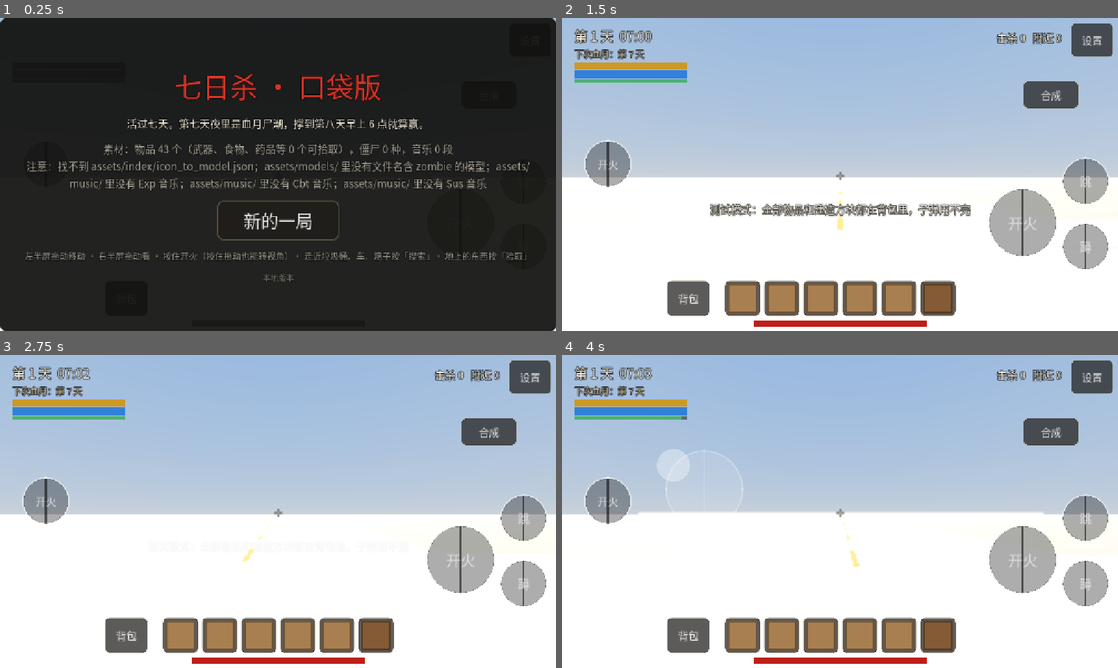
Above: before the commit, frames 1-4 (two rows, left to right).
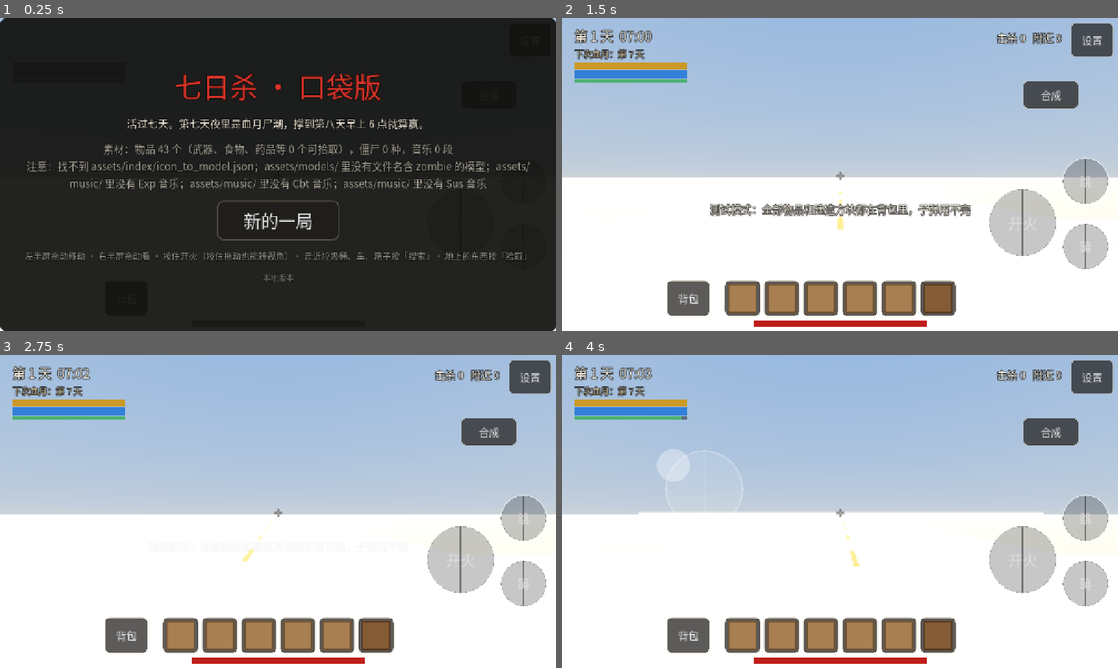
Above: after the commit, the same moments.

Repository: langhua98/7day
Game: Godot game, scene res://scenes/main.tscn
Same seed, same stepped clock (60 frames per second), same inputs: the game is played once before the commit and once after it.
Inputs (mouse positions are in pixels of both pictures, inside the frame that each line leads up to):
- Up to frame 1 (0.25 s): no input
- Up to frame 2 (1.5 s): click "新的一局" at 0.5 s; tap Enter at 1.25 s; move the mouse to (962, 158) at 1.27 s; click (962, 158) at 1.42 s
- Up to frame 3 (2.75 s): tap Space at 2 s; drag from (166, 527) to (250, 574) at 2.02 s
- Up to frame 4 (4 s): move the mouse to (895, 442) at 2.77 s; click (895, 442) at 2.92 s; tap Enter at 3.5 s; drag from (812, 574) to (673, 464) at 3.52 s

The runs differ from the first frame. In frame 2, 4.2% of the frame differs, in the area x 3-99%, y 39-81%; in frame 3, 4.2%; in frame 4, 4.2%.

Commit message:
HUD 精简：去掉形状、换弹和左侧重复开火
- 形状改由背包独立物品选择，HUD 不再放形状按钮
- 点弹药数字换弹，去掉单独的换弹键
- 去掉左侧重复开火键，右手开火
- 按钮背景更透明，减少挡视野

Diff:
--- a/scripts/blocks.gd
+++ b/scripts/blocks.gd
@@ -132,11 +132,6 @@
 
 static func shape_name(shape: String) -> String:
 	return SHAPE_NAMES.get(shape, SHAPE_NAMES["cube"])
-
-
-static func next_shape(shape: String) -> String:
-	var i := SHAPES.find(shape)
-	return SHAPES[(i + 1) % SHAPES.size()]
 
 
 static func is_valid_shape(shape: String) -> bool:
--- a/scripts/combat.gd
+++ b/scripts/combat.gd
@@ -20,7 +20,6 @@
 ## 拿着方块时准星指的那一格，显示一个半透明的框
 var _ghost: MeshInstance3D
 var _ghost_box: BoxMesh
-var block_shape := "cube"
 var block_rot := 0
 
 
@@ -56,7 +55,6 @@
 func reset() -> void:
 	attack_cd = 0.0
 	_reload_left = 0.0
-	block_shape = "cube"
 	block_rot = 0
 	_ghost.visible = false
 
@@ -64,14 +62,6 @@
 func on_equip() -> void:
 	_reload_left = 0.0
 	_refresh_block_hud()
-
-
-func cycle_block_shape() -> void:
-	if not _can_change_shape():
-		return
-	block_shape = Blocks.next_shape(block_shape)
-	_refresh_block_hud()
-	_update_ghost()
 
 
 func rotate_block() -> void:
@@ -88,19 +78,14 @@
 	var base := _placement_base()
 	if not Blocks.BUILD_BASES.has(base):
 		return "cube"
-	var shape := Blocks.shape_of(inventory.equipped)
-	return block_shape if shape == "cube" else shape
-
-
-func _can_change_shape() -> bool:
-	return Blocks.BUILD_BASES.has(_placement_base()) and not Blocks.is_variant(inventory.equipped)
+	return Blocks.shape_of(inventory.equipped)
 
 
 func _refresh_block_hud() -> void:
 	var row: Dictionary = Assets.items_by_id.get(inventory.equipped, {})
 	var base := _placement_base()
 	var on: bool = row.get("kind", -1) == Assets.Kind.BLOCK and Blocks.BUILD_BASES.has(base)
-	hud.set_block_controls(Blocks.shape_name(_placement_shape()), block_rot, on, _can_change_shape())
+	hud.set_block_controls(block_rot, on)
 
 
 func update(delta: float) -> void:
--- a/scripts/hud.gd
+++ b/scripts/hud.gd
@@ -10,7 +10,6 @@
 signal jump_pressed
 ## 6a：蹲伏切换
 signal crouch_pressed
-signal shape_pressed
 signal rotate_pressed
 signal continue_pressed
 signal settings_changed(settings: Dictionary)
@@ -31,10 +30,8 @@
 var _stamina_bar := ProgressBar.new()
 var _water_bar := ProgressBar.new()
 var _effects := Label.new()
-var _reload_btn := Button.new()
 var _jump_btn := Button.new()
 var _crouch_btn := Button.new()
-var _shape_btn := Button.new()
 var _rotate_btn := Button.new()
 var _ammo := Label.new()
 var _kills := Label.new()
@@ -82,9 +79,8 @@
 const SETTINGS_PATH := "user://settings.cfg"
 
 var _joy_id := -1
-## 按着开火键的手指（右边大开火键和左边小开火键都算）
+## 按着开火键的手指
 var _attack_ids := {}
-var _fire_left := Button.new()
 var _joy_origin := Vector2.ZERO
 var _look_id := -1
 ## 能拖动转视角的手指上一帧位置：空白处的右半屏、攻击键、瞄准键都算（边开火边转）
@@ -247,13 +243,8 @@
 	# 6a：蹲（吃鸡布局里在跳下面、开火键右下）
 	_round(_crouch_btn, "蹲", Control.PRESET_BOTTOM_RIGHT, Vector2(-130, -250), 110, 28)
 	_round(_aim_btn, "开镜", Control.PRESET_BOTTOM_RIGHT, Vector2(-440, -440), 110, 26)
-	_round(_reload_btn, "换弹", Control.PRESET_BOTTOM_RIGHT, Vector2(-440, -270), 100, 24)
-	_round(_shape_btn, "形状\n整块", Control.PRESET_BOTTOM_RIGHT, Vector2(-550, -400), 100, 20)
-	_round(_rotate_btn, "旋转\n0°", Control.PRESET_BOTTOM_RIGHT, Vector2(-550, -300), 100, 20)
-	_round(_fire_left, "开火", Control.PRESET_BOTTOM_LEFT, Vector2(50, -440), 110, 24)
+	_round(_rotate_btn, "旋转\n0°", Control.PRESET_BOTTOM_RIGHT, Vector2(-440, -270), 100, 20)
 	_aim_btn.visible = false
-	_reload_btn.visible = false
-	_shape_btn.visible = false
 	_rotate_btn.visible = false
 
 	# 搜索 / 拾取：走近容器或地上的东西才出现
@@ -268,7 +259,7 @@
 
 	# 子弹数：弹匣里 / 背包里
 	_ammo.set_anchors_preset(Control.PRESET_CENTER_BOTTOM)
-	_ammo.position = Vector2(-300, -166)
+	_ammo.position = Vector2(-300, -240)
 	_ammo.size = Vector2(600, 44)
 	_ammo.horizontal_alignment = HORIZONTAL_ALIGNMENT_CENTER
 	_ammo.add_theme_font_size_override("font_size", 34)
@@ -363,8 +354,8 @@
 	b.mouse_filter = Control.MOUSE_FILTER_IGNORE
 	for state in ["normal", "hover", "pressed", "focus"]:
 		var sb := StyleBoxFlat.new()
-		sb.bg_color = Color(0, 0, 0, 0.32)
-		sb.border_color = Color(1, 1, 1, 0.55)
+		sb.bg_color = Color(0, 0, 0, 0.22)
+		sb.border_color = Color(1, 1, 1, 0.42)
 		sb.set_border_width_all(3)
 		sb.set_corner_radius_all(int(diameter * 0.5))
 		sb.anti_aliasing = true
@@ -662,11 +653,9 @@
 	_crouch_btn.self_modulate = Color(1.0, 0.85, 0.4) if on else Color.WHITE
 
 
-func set_block_controls(shape_name: String, rot: int, on: bool, can_cycle := true) -> void:
-	_shape_btn.visible = on and can_cycle
+func set_block_controls(rot: int, on: bool) -> void:
 	_rotate_btn.visible = on
 	if on:
-		_shape_btn.text = "形状\n" + shape_name
 		_rotate_btn.text = "旋转\n%d°" % (rot * 90)
 
 
@@ -677,7 +666,6 @@
 	_ammo_text = text
 	_ammo.visible = text != ""
 	_ammo.text = text
-	_reload_btn.visible = text != ""
 	_aim_btn.visible = text != ""
 	if text == "":
 		aim_held = false
@@ -996,8 +984,7 @@
 
 func _press_attack(pressed: bool) -> void:
 	attack_held = pressed
-	for fire in [_attack_btn, _fire_left]:
-		fire.modulate = Color(1.6, 0.7, 0.6) if pressed else Color.WHITE
+	_attack_btn.modulate = Color(1.6, 0.7, 0.6) if pressed else Color.WHITE
 
 
 func _flash(control: Control) -> void:
@@ -1058,19 +1045,14 @@
 		aim_held = true
 		_aim_btn.modulate = Color(1.6, 0.7, 0.6)
 		return
-	for fire in [_attack_btn, _fire_left]:
-		if (fire as Control).get_global_rect().grow(16).has_point(pos):
-			_attack_ids[index] = true
-			_drag_last[index] = pos  # 按住开火再拖动可以边打边转视角
-			_press_attack(true)
-			return
-	if _reload_btn.visible and _reload_btn.get_global_rect().grow(10).has_point(pos):
-		_press_button(_reload_btn)
+	if _attack_btn.get_global_rect().grow(16).has_point(pos):
+		_attack_ids[index] = true
+		_drag_last[index] = pos  # 按住开火再拖动可以边打边转视角
+		_press_attack(true)
+		return
+	if _ammo.visible and _ammo.get_global_rect().grow(8).has_point(pos):
+		_press_button(_ammo)
 		reload_pressed.emit()
-		return
-	if _shape_btn.visible and _shape_btn.get_global_rect().grow(10).has_point(pos):
-		_press_button(_shape_btn)
-		shape_pressed.emit()
 		return
 	if _rotate_btn.visible and _rotate_btn.get_global_rect().grow(10).has_point(pos):
 		_press_button(_rotate_btn)
--- a/scripts/main.gd
+++ b/scripts/main.gd
@@ -97,7 +97,6 @@
 	hud.bag_compact_pressed.connect(inventory.compact)
 	hud.action_pressed.connect(looting.action)
 	hud.reload_pressed.connect(combat.reload)
-	hud.shape_pressed.connect(combat.cycle_block_shape)
 	hud.rotate_pressed.connect(combat.rotate_block)
 	hud.jump_pressed.connect(player_sys.jump)
 	hud.crouch_pressed.connect(player_sys.toggle_crouch)
--- a/tests/test_ui.gd
+++ b/tests/test_ui.gd
@@ -15,31 +15,26 @@
 
 	var attack: Rect2 = hud._attack_btn.get_global_rect()
 	var aim: Rect2 = hud._aim_btn.get_global_rect()
-	var reload: Rect2 = hud._reload_btn.get_global_rect()
 	var jump: Rect2 = hud._jump_btn.get_global_rect()
 	var action: Rect2 = hud._action_btn.get_global_rect()
 	var bag: Rect2 = hud._bag_btn.get_global_rect()
 	var pause: Rect2 = hud._pause_btn.get_global_rect()
+	var ammo: Rect2 = hud._ammo.get_global_rect()
 	check(not attack.intersects(aim), "攻击和瞄准不能重叠")
 	check(not aim.intersects(action), "瞄准和搜索不能重叠")
-	check(not reload.intersects(aim), "换弹和瞄准不能重叠")
-	check(not jump.intersects(reload), "跳和换弹不能重叠")
 	check(not bag.intersects(pause), "背包和暂停不能重叠")
 	check(attack.size.x >= 150 and attack.size.y >= 150, "攻击键至少 150×150")
-	check(reload.size.y >= 80 and jump.size.y >= 80, "换弹/跳键至少 80 高")
+	check(jump.size.y >= 80, "跳键至少 80 高")
 	check(aim.get_center().y < attack.get_center().y, "瞄准在攻击上方")
 	check(action.get_center().x < aim.get_center().x, "搜索在瞄准左侧")
 
-	# 吃鸡手游布局：跳在开火右上，开镜在开火左上，换弹在开火左边，左手小开火键在左半屏
-	var fire_left: Rect2 = hud._fire_left.get_global_rect()
+	# 吃鸡手游布局：跳在开火右上，开镜在开火左上，弹药数字在底部中间
 	var half_w := hud.get_viewport().get_visible_rect().size.x * 0.5
 	check(jump.get_center().x > attack.get_center().x and jump.get_center().y < attack.get_center().y, "跳在开火右上")
 	check(aim.get_center().x < attack.get_center().x and aim.get_center().y < attack.get_center().y, "开镜在开火左上")
-	check(reload.get_center().x < attack.get_center().x, "换弹在开火左边")
-	check(fire_left.get_center().x < half_w, "左手开火键在左半屏")
 	check(bag.get_center().x < half_w and bag.get_center().y > attack.get_center().y, "背包在底部偏左")
-	var all_btns := {"开火": attack, "开镜": aim, "换弹": reload, "跳": jump, "搜索": action,
-		"背包": bag, "设置": pause, "左开火": fire_left, "摇杆": hud._joy_base.get_global_rect(),
+	var all_btns := {"开火": attack, "开镜": aim, "跳": jump, "搜索": action,
+		"背包": bag, "设置": pause, "摇杆": hud._joy_base.get_global_rect(),
 		"蹲": hud._crouch_btn.get_global_rect()}
 	var names := all_btns.keys()
 	for i in names.size():
@@ -49,15 +44,6 @@
 		var r: Rect2 = all_btns[n]
 		check(r.size.x >= 80 and r.size.y >= 80, "%s至少 80 像素（44pt）" % n)
 
-	# 左手开火 + 右手开火：两根手指都按着，松开一根还在开火
-	hud._touch_down(20, fire_left.get_center())
-	check(hud.attack_held, "按住左手开火应开火")
-	hud._touch_down(21, attack.get_center())
-	hud._touch_up(20)
-	check(hud.attack_held, "松开左手、右手还按着应继续开火")
-	hud._touch_up(21)
-	check(not hud.attack_held, "两只手都松开应停火")
-
 	hud._touch_down(1, aim.get_center())
 	check(hud.aim_held, "按住瞄准应生效")
 	hud._touch_up(1)
@@ -74,8 +60,8 @@
 	hud.reload_pressed.connect(func(): reloads[0] += 1)
 	hud.jump_pressed.connect(func(): jumps[0] += 1)
 	hud.action_pressed.connect(func(): actions[0] += 1)
-	hud._touch_down(3, reload.get_center())
-	check_eq(reloads[0], 1, "点换弹应发信号")
+	hud._touch_down(3, ammo.get_center())
+	check_eq(reloads[0], 1, "点弹药数字应换弹")
 	hud._touch_up(3)
 	hud._touch_down(4, jump.get_center())
 	check_eq(jumps[0], 1, "点跳应发信号")
--- a/tests/test_voxels.gd
+++ b/tests/test_voxels.gd
@@ -119,23 +119,20 @@
 	main.inventory.add("frameShapes", 10)
 	main.inventory.equip("frameShapes")
 	await get_tree().process_frame
-	check(main.hud._shape_btn.visible, "拿方块时显示形状按钮")
 	check(main.hud._rotate_btn.visible, "拿方块时显示旋转按钮")
-	main.hud.shape_pressed.emit()
-	check(main.combat.block_shape != "cube", "点形状按钮应切换形状")
+	check_eq(main.combat._placement_shape(), "cube", "基础方块按整块摆")
 	main.hud.rotate_pressed.emit()
 	check_eq(main.combat.block_rot, 1, "点旋转按钮应转 90°")
-	check(main.hud._shape_btn.text.contains(Blocks.shape_name(main.combat.block_shape)), "按钮显示形状名")
 
-	# 六种形状作为独立背包物品：选半块后形状按钮固定，旋转仍可用
+	# 六种形状作为独立背包物品：选半块后固定按半块摆，仍可旋转
 	check_eq(Blocks.base_of("woodShapes_half"), "woodShapes", "半块物品映射到木块")
 	check_eq(Blocks.shape_of("woodShapes_half"), "half", "半块物品形状")
 	check(Blocks.variant_ids().has("woodShapes_ramp"), "生成斜坡物品")
 	main.inventory.add("woodShapes_half", 5)
 	main.inventory.equip("woodShapes_half")
 	await get_tree().process_frame
-	check(not main.hud._shape_btn.visible, "独立形状物品不再显示形状按钮")
 	check(main.hud._rotate_btn.visible, "独立形状物品仍可旋转")
+	check_eq(main.combat._placement_shape(), "half", "半块物品按半块摆")
 	check(Blocks.info("woodShapes_half").zh.contains("半块"), "物品名带形状")
 	main.free()
 
Not shown, changed: README.md
